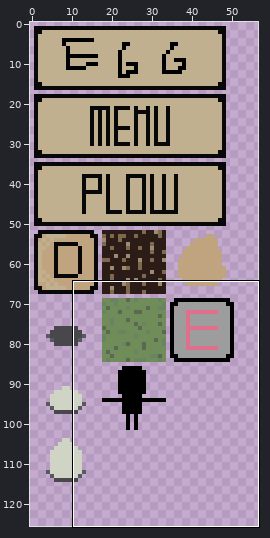
Two versions of one sprite sheet, src/res/ld34.png. The picture above shows the old version from afar; the outline marks the close-up.
Close-up. As it was:
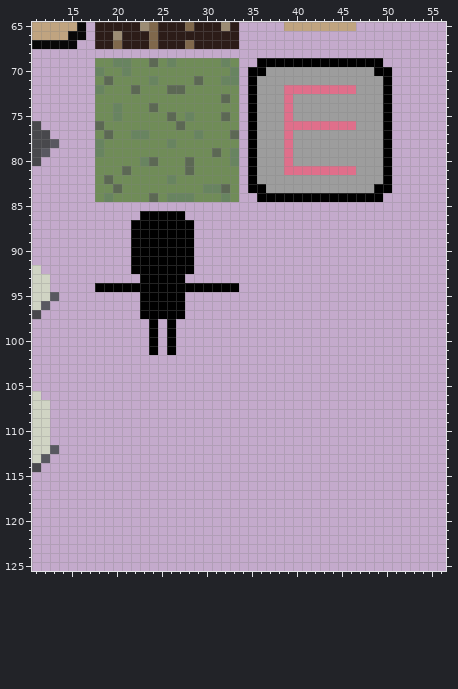
The file is 64x128 pixels. Shown: x 11..56, y 65..125. The wide view leaves out empty margins.
And afterwards:
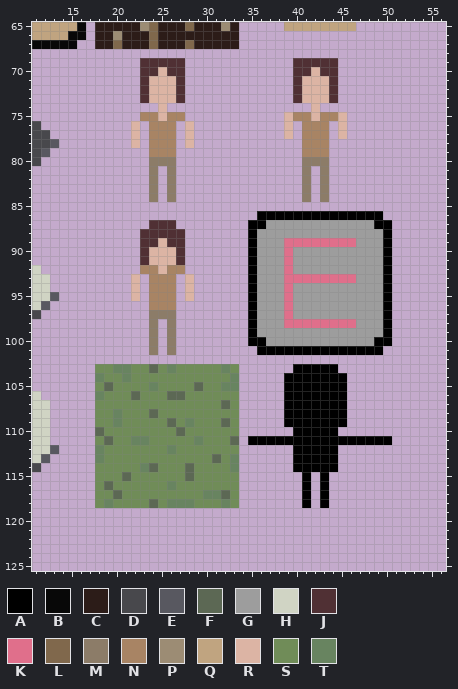
Palette (. is transparent): A #000000  B #080808  C #2c1c18  D #48484c  E #585860  F #5c6854  G #9d9d9d  H #d0d4c4  J #503034  K #e06f8b  L #80684c  M #8c7c68  N #a88464  P #9c8c74  Q #c0a480  R #dcb4a4  S #708c58  T #688460
Edits made:
Changed rows in their new state; - is an unchanged pixel.
first column x 18:
 69 .....JJJJJ......--....JJJJJ.....-
 70 .....JJRJJ......-.....JJRJJ......
 71 .....JRRRJ......-.....JRRRJ......
 72 .....JRRRJ......-.....JRRRJ......
 73 .....JRRRJ......-.....JRRRJ......
 74 .......R........-.......R........
 75 .....NNRNN......-....RNNRNNR.....
 76 ....R.NNN.R.....-....R.NNN.R.....
 77 ....R.NNN.R.....-....R.NNN.R.....
 78 ....R.NNN.R.....-......NNN.......
 79 ......NNN.......-......NNN.......
 80 ......MMM.......-......MMM.......
 81 ......M.M.......-......M.M.......
 82 ......M.M.......-......M.M.......
 83 ......M.M.......-......M.M.......
 84 ......M.M.......--.....M.M......-
 86 -----.....--------AAAAAAAAAAAAAA-
 87 ----..JJJ..------AAGGGGGGGGGGGGAA
 88 ----.JJJJJ.------AGGGGGGGGGGGGGGA
 89 ----.JJRJJ.------AGGGKKKKKKKKGGGA
 90 ----.JRRRJ.------AGGGKGGGGGGGGGGA
 91 ----.JRRRJ.------AGGGKGGGGGGGGGGA
 92 ----.NNRNN.------AGGGKGGGGGGGGGGA
 93 ----R.NNN.R------AGGGKKKKKKKKGGGA
 94 ....R.NNN.R.....-AGGGKGGGGGGGGGGA
 95 ----R.NNN.R------AGGGKGGGGGGGGGGA
 96 -----.NNN.-------AGGGKGGGGGGGGGGA
 97 -----.MMM.-------AGGGKGGGGGGGGGGA
 98 ------M-M--------AGGGKKKKKKKKGGGA
 99 ------M-M--------AGGGGGGGGGGGGGGA
100 ------M-M--------AAGGGGGGGGGGGGAA
101 ------M-M---------AAAAAAAAAAAAAA-
103 SSTTSSFSTSSSSSTS------AAAAA------
104 TSSTSSSSSSSSSSST-----AAAAAAA-----
105 SFSSSSTSSSSFSSTT-----AAAAAAA-----
106 TSSSFSSSFFSSSSSS-----AAAAAAA-----
107 SSSSSSSSSSSSSSFS-----AAAAAAA-----
108 SSTSSSFSSSSSSSSS-----AAAAAAA-----
109 SSTSSSSSFSTSSSFS-----AAAAAAA-----
110 FSSSSSSSSFSSSSSS------AAAAA------
111 SFSSTTSSSSSTSSSF-AAAAAAAAAAAAAAAA
112 TSSSSSSSTSSSSSSS------AAAAA------
113 TSSSSSSSSSSSSFST------AAAAA------
114 SSSSSTFSSSFSSSST------AAAAA------
115 SSSFSSSSSSFSSSSS-------A-A-------
116 SFSSSSSSTSSSSSSS-------A-A-------
117 SSFSSSSSSSSSTTFS-------A-A-------
118 STSSSSFSTTTSSSTS-------A-A-------
Pixel boxes of the changes (left, top, right, bottom) in both close-ups:
changed: (95, 58, 392, 508)
